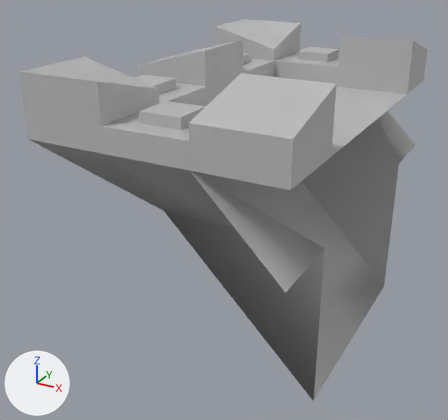
The FBX model PP_Rollin/Assets/Assets/DecoElements/Set/SM_Rempart01.fbx: old version first, new version second.
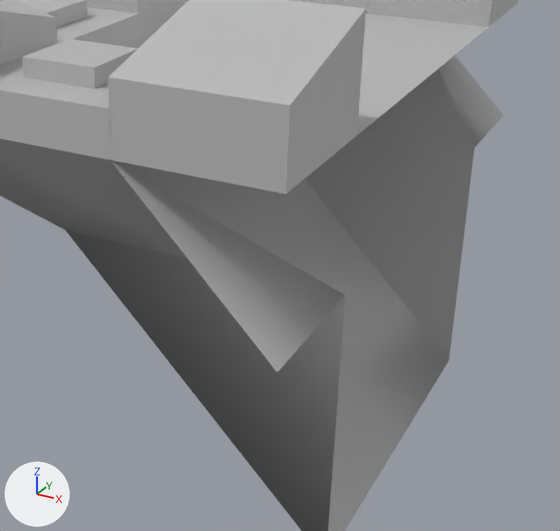
There are two pictures of each version: one whole from a camera (50 mm lens) standing at (11.86, -4.54, 3.95) and looking at (8.16, 2.18, 0.59), one close up on the part from 28% to 100% of the width and 19% to 91% of the height. The axes (+X, +Y, +Z) are drawn at lower left. The lights are the same throughout. Where no turn or scale is listed for an object, it has been applied to the vertices. Vertices at the same position are counted once.

Names of what the first close-up shows: 'Rempart02'.
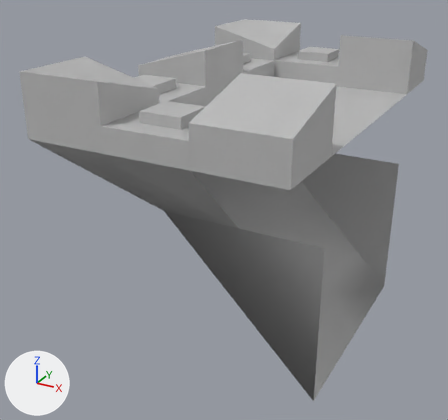
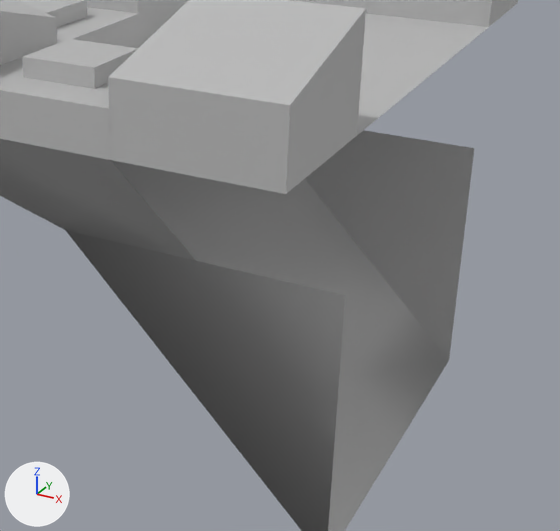
The newer file is also turned or shifted as a whole; pictures and numbers use the older file's frame.

Boxes (x1, y1, x2, y2) around the edits, measured in the close-ups (560 x 531 px):
part 1 of me_mesh, deleted
    before: (111, 161, 345, 372)
part 2 of me_mesh, deleted
    before: (364, 55, 503, 148)

Edits to the bpy script that builds the scene:
```text
Change me_mesh:
    where me_mesh.from_pydata(...)  # 126 vertices, 83 faces; spans x -3.0..0.0, y -1.01..4.01, z -3.0..0.71
    used by ob_rempart02; location = (10.0, 1.0, 2.0)
    verts and faces of me_mesh; kept vertices keep their numbers, new ones are numbered from 126
    before: 0 (0.0, 0.0, -1.0) at pixel (345, 295), 1 (0.0, -1.01, -1.0) at pixel (277, 372), 2 (-1.0, -1.0, 0.0) at pixel (110, 159), 3 (-1.01, 0.0, -1.0), 4 (-1.0, -1.0, 0.0) at pixel (110, 159)
    before: 5 (0.0, 3.0, -1.0) at pixel (474, 148), 6 (-1.01, 3.0, -1.0), 7 (-1.0, 4.0, 0.0), 8 (0.0, 4.01, -1.0) at pixel (503, 115), 9 (-1.0, 4.0, 0.0)
    me_mesh part 1
    add delete_vertices([1, 3, 4])  # with the faces that use them
    me_mesh part 2
    add delete_vertices([6, 8, 9])  # with the faces that use them
```
